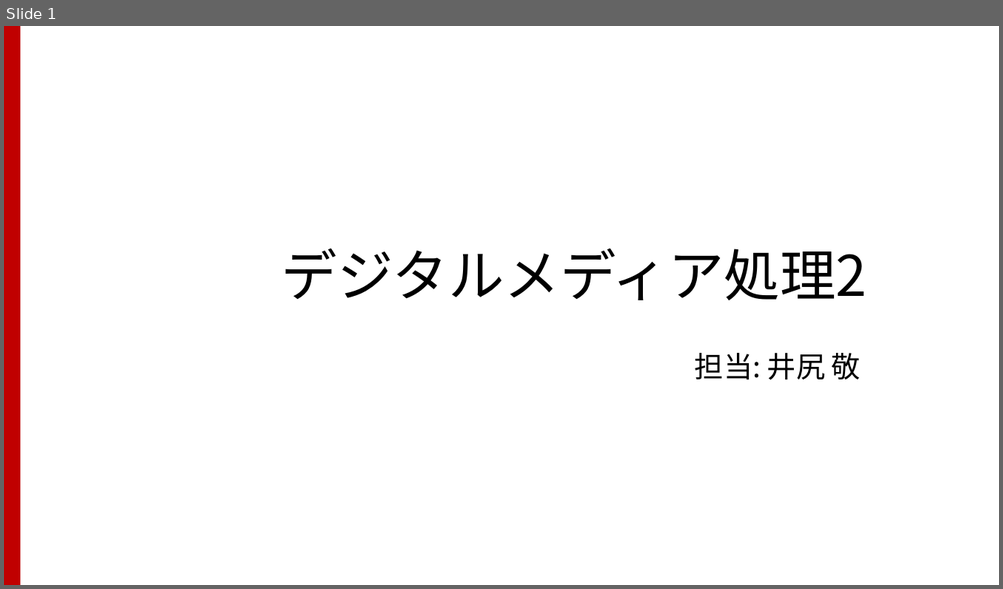
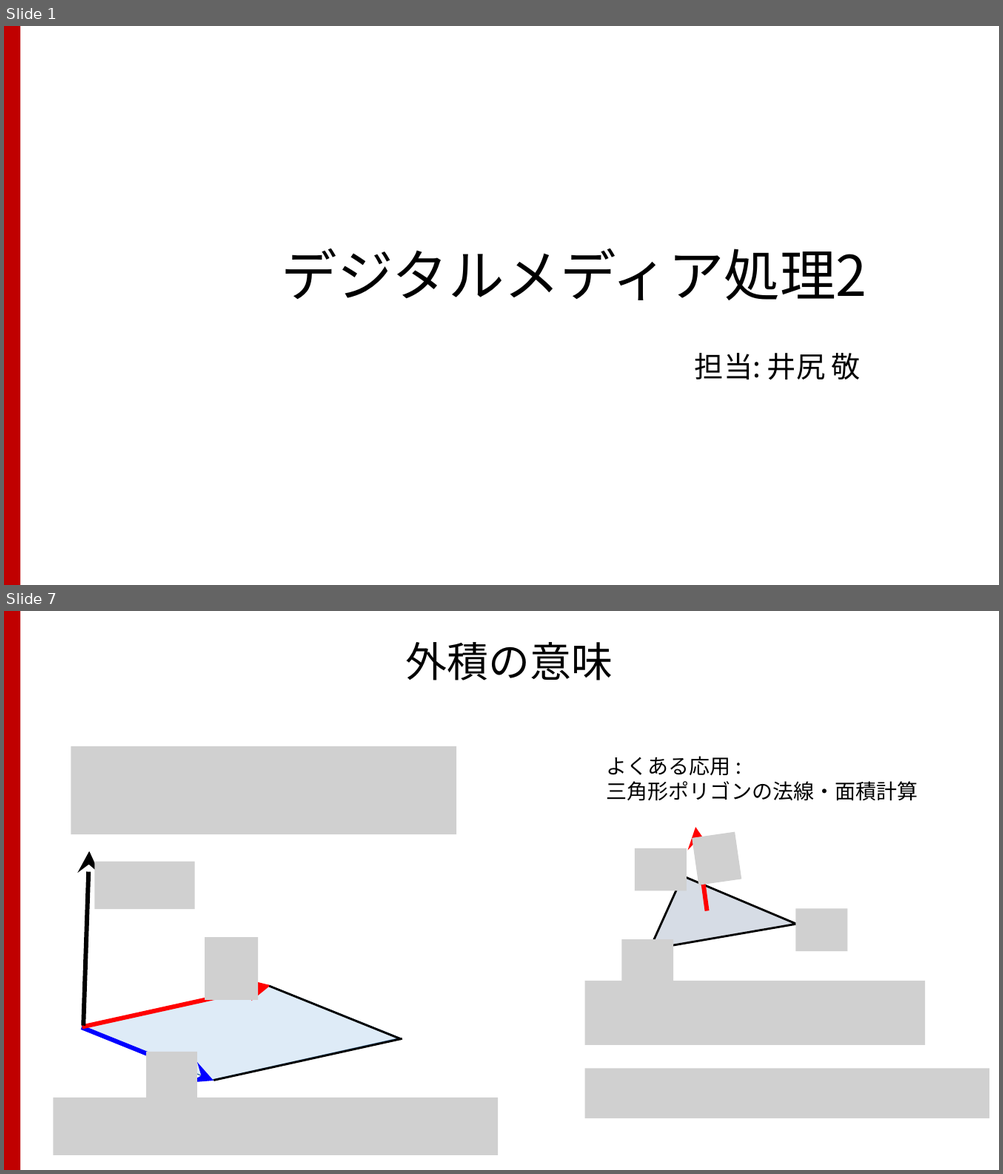
Before and after one commit to TakashiIjiri/TakashiIjiri.github.io, a slide deck: classes/dm2017/DigitalMedia2_4b.pptx. Shown one above the other, each under a label of ours: slide 1 before the commit, slides 1 and 7 after it; the slides between them are not shown. The pictures are 1003x589 and 1003x1174 pixels, drawn with LibreOffice and Linux fonts; fonts in the diff are those of the drawing; grey boxes stand for pictures. Boxes give left, top, right and bottom in pixels: in the first picture for what was removed or moved away, otherwise in the second. Text is boxed around its words. In the diff, an @@ line names an element or a change of style, - is before the commit and + after.

```diff
--- a/classes/dm2017/DigitalMedia2_4b.pptx
+++ b/classes/dm2017/DigitalMedia2_4b.pptx
@@ slide 7 added at [4,611,999,1170], background #FFFFFF; not listed: 1 template element that a slide beside it also shows @@
@@ title added at [406,642,613,681], 40 pt, text #000000 @@
+外積の意味
@@ picture added at [71,746,457,834] @@
@@ text added at [606,756,918,801], 20 pt, text #000000 @@
+よくある応用 :
+三角形ポリゴンの法線・面積計算
@@ picture added at [691,832,741,886] @@
@@ arrow added from (707, 911) to (696, 827), #FF0000 4.25 pt @@
@@ arrow added from (83, 1026) to (89, 851), #000000 4.25 pt @@
@@ picture added at [634,849,686,891] @@
@@ picture added at [94,862,194,909] @@
@@ freeform shape added at [649,877,797,950], fill #D6DCE5, outline #000000 2 pt @@
@@ picture added at [796,908,847,951] @@
@@ picture added at [205,938,259,1000] @@
@@ picture added at [622,940,673,982] @@
@@ freeform shape added at [82,985,400,1080], fill #DEEBF7, outline #43739E 1 pt @@
@@ arrow added from (82, 1028) to (270, 985), #FF0000 4.25 pt @@
@@ line added from (269, 986) to (401, 1039), #000000 2 pt @@
@@ picture added at [584,981,925,1045] @@
@@ arrow added from (82, 1028) to (213, 1081), #0000FF 4.25 pt @@
@@ picture added at [147,1052,197,1115] @@
@@ line added from (213, 1081) to (402, 1039), #000000 2 pt @@
@@ picture added at [584,1069,989,1119] @@
@@ picture added at [54,1098,498,1156] @@
```
Also in this commit, not shown: 35 other slides added, 15 slides removed, 12 other files.
